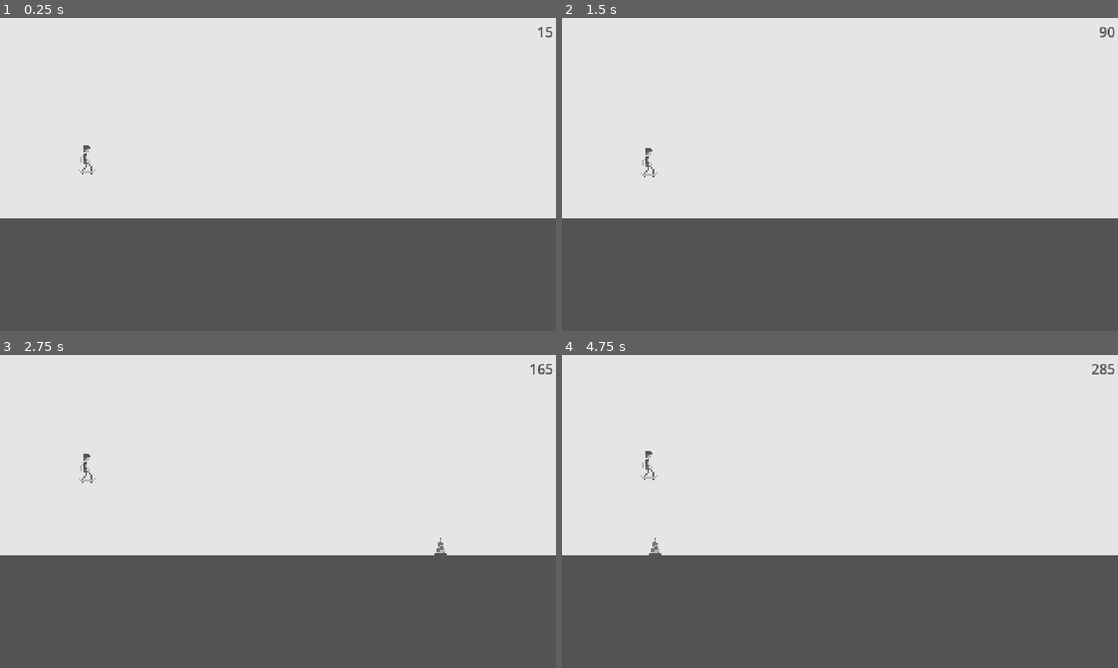
Above: before the commit, frames 1-4 (two rows, left to right).
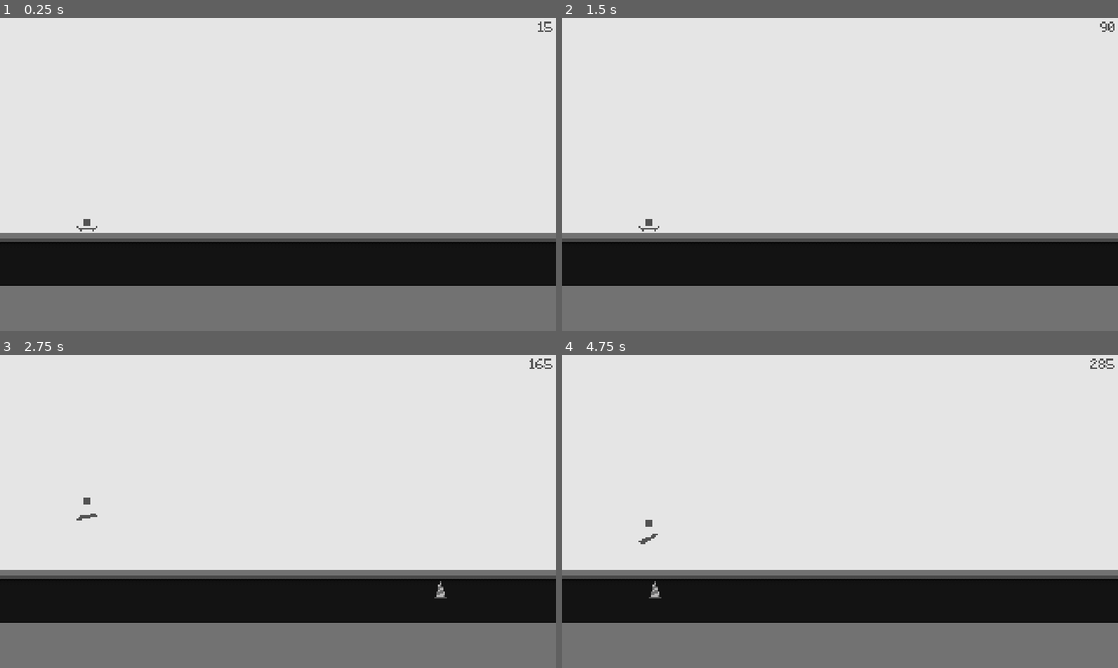
Above: after the commit, the same moments.

Repository: zvoverman/skating-game
Game: Godot game, scene res://scenes/world.tscn
Same seed, same stepped clock (60 frames per second), same inputs: the game is played once before the commit and once after it.
Inputs (mouse positions are in pixels of both pictures, inside the frame that each line leads up to):
- Up to frame 1 (0.25 s): no input
- Up to frame 2 (1.5 s): tap Enter (ui_accept) at 0.5, 1.35 s; move the mouse to (962, 158) at 0.52 s; hold Enter (ui_accept) 0.53-1.28 s; click (962, 158) at 0.67 s; move the mouse to (728, 190) at 1.27 s; click (728, 190) at 1.42 s
- Up to frame 3 (2.75 s): tap Enter (ui_accept) at 1.52, 1.82 s; move the mouse to (333, 442) at 2.02 s; hold Enter (ui_accept) from 2.03 s (still down); click (333, 442) at 2.17 s
- Up to frame 4 (4.75 s): move the mouse to (812, 574) at 2.77 s; release Enter (ui_accept) at 2.78 s; tap Enter (ui_accept) at 2.85, 3.02, 3.32, 4.35, 4.52 s; click (812, 574) at 2.92 s; move the mouse to (1006, 558) at 3.52 s; hold Enter (ui_accept) 3.53-4.28 s; click (1006, 558) at 3.67 s; move the mouse to (673, 464) at 4.27 s; click (673, 464) at 4.42 s

The runs differ from the first frame. In frame 1, 35% of the frame differs, in the area x 0-100%, y 1-100%; in frame 2, 35%; in frame 3, 35%; in frame 4, 35%.

Commit message:
improvements!

Diff:
--- a/scenes/chunk.tscn
+++ b/scenes/chunk.tscn
@@ -1,7 +1,7 @@
 [gd_scene load_steps=4 format=3 uid="uid://d1ye7lacsmglb"]
 
 [ext_resource type="Script" path="res://scripts/chunk.gd" id="1_t73m7"]
-[ext_resource type="Texture2D" uid="uid://diblvp3gxsr6q" path="res://assets/floor.png" id="2_pubyd"]
+[ext_resource type="Texture2D" uid="uid://fotmrav530xb" path="res://assets/road.png" id="2_k5wgc"]
 
 [sub_resource type="RectangleShape2D" id="RectangleShape2D_5jwgi"]
 size = Vector2(640, 640)
@@ -9,18 +9,111 @@
 [node name="Chunk" type="Node2D"]
 script = ExtResource("1_t73m7")
 
+[node name="Obstacles" type="Node2D" parent="."]
+z_index = -1
+
 [node name="Floor" type="StaticBody2D" parent="."]
+z_index = -2
 position = Vector2(320, 320)
 
 [node name="CollisionShape2D" type="CollisionShape2D" parent="Floor"]
 scale = Vector2(1.1, 1)
 shape = SubResource("RectangleShape2D_5jwgi")
 
+[node name="Sprite2D9" type="Sprite2D" parent="Floor"]
+position = Vector2(-48, -289)
+texture = ExtResource("2_k5wgc")
+
+[node name="Sprite2D10" type="Sprite2D" parent="Floor"]
+position = Vector2(-16, -289)
+texture = ExtResource("2_k5wgc")
+
+[node name="Sprite2D11" type="Sprite2D" parent="Floor"]
+position = Vector2(16, -289)
+texture = ExtResource("2_k5wgc")
+
+[node name="Sprite2D12" type="Sprite2D" parent="Floor"]
+position = Vector2(48, -289)
+texture = ExtResource("2_k5wgc")
+
+[node name="Sprite2D13" type="Sprite2D" parent="Floor"]
+position = Vector2(80, -289)
+texture = ExtResource("2_k5wgc")
+
+[node name="Sprite2D14" type="Sprite2D" parent="Floor"]
+position = Vector2(112, -289)
+texture = ExtResource("2_k5wgc")
+
+[node name="Sprite2D15" type="Sprite2D" parent="Floor"]
+position = Vector2(144, -289)
+texture = ExtResource("2_k5wgc")
+
+[node name="Sprite2D16" type="Sprite2D" parent="Floor"]
+position = Vector2(176, -289)
+texture = ExtResource("2_k5wgc")
+
 [node name="Sprite2D" type="Sprite2D" parent="Floor"]
-position = Vector2(-6.07967e-06, 2.44379e-06)
-scale = Vector2(1.1, 1)
-texture = ExtResource("2_pubyd")
+position = Vector2(-304, -289)
+texture = ExtResource("2_k5wgc")
 
-[node name="Obstacles" type="Node2D" parent="."]
+[node name="Sprite2D2" type="Sprite2D" parent="Floor"]
+position = Vector2(-272, -289)
+texture = ExtResource("2_k5wgc")
+
+[node name="Sprite2D3" type="Sprite2D" parent="Floor"]
+position = Vector2(-240, -289)
+texture = ExtResource("2_k5wgc")
+
+[node name="Sprite2D4" type="Sprite2D" parent="Floor"]
+position = Vector2(-208, -289)
+texture = ExtResource("2_k5wgc")
+
+[node name="Sprite2D5" type="Sprite2D" parent="Floor"]
+position = Vector2(-176, -289)
+texture = ExtResource("2_k5wgc")
+
+[node name="Sprite2D6" type="Sprite2D" parent="Floor"]
+position = Vector2(-144, -289)
+texture = ExtResource("2_k5wgc")
+
+[node name="Sprite2D7" type="Sprite2D" parent="Floor"]
+position = Vector2(-112, -289)
+texture = ExtResource("2_k5wgc")
+
+[node name="Sprite2D8" type="Sprite2D" parent="Floor"]
+position = Vector2(-80, -289)
+texture = ExtResource("2_k5wgc")
+
+[node name="Sprite2D17" type="Sprite2D" parent="Floor"]
+position = Vector2(208, -289)
+texture = ExtResource("2_k5wgc")
+
+[node name="Sprite2D18" type="Sprite2D" parent="Floor"]
+position = Vector2(240, -289)
+texture = ExtResource("2_k5wgc")
+
+[node name="Sprite2D19" type="Sprite2D" parent="Floor"]
+position = Vector2(272, -289)
+texture = ExtResource("2_k5wgc")
+
+[node name="Sprite2D20" type="Sprite2D" parent="Floor"]
+position = Vector2(304, -289)
+texture = ExtResource("2_k5wgc")
+
+[node name="Sprite2D21" type="Sprite2D" parent="Floor"]
+position = Vector2(336, -289)
+texture = ExtResource("2_k5wgc")
+
+[node name="Sprite2D22" type="Sprite2D" parent="Floor"]
+position = Vector2(368, -289)
+texture = ExtResource("2_k5wgc")
+
+[node name="Sprite2D23" type="Sprite2D" parent="Floor"]
+position = Vector2(-368, -289)
+texture = ExtResource("2_k5wgc")
+
+[node name="Sprite2D24" type="Sprite2D" parent="Floor"]
+position = Vector2(-336, -289)
+texture = ExtResource("2_k5wgc")
 
 [connection signal="tree_exited" from="." to="." method="_on_tree_exited"]
--- a/scenes/player.tscn
+++ b/scenes/player.tscn
@@ -1,18 +1,276 @@
-[gd_scene load_steps=4 format=3 uid="uid://cpos732lfps07"]
+[gd_scene load_steps=18 format=3 uid="uid://cpos732lfps07"]
 
 [ext_resource type="Script" path="res://scripts/player.gd" id="1_nc2u8"]
-[ext_resource type="Texture2D" uid="uid://8gshco2rvpiy" path="res://assets/Sk8rboi.png" id="2_4v23i"]
+[ext_resource type="Texture2D" uid="uid://b85cbrudora1x" path="res://assets/idle_anim.png" id="2_owago"]
+[ext_resource type="Texture2D" uid="uid://c1aadu4ibolyb" path="res://assets/skate_dude_gray.png" id="4_jgj0f"]
 
 [sub_resource type="CapsuleShape2D" id="CapsuleShape2D_s0f7d"]
-radius = 11.0
-height = 36.0
+
+[sub_resource type="Animation" id="Animation_hv44y"]
+resource_name = "idle_anim"
+tracks/0/type = "value"
+tracks/0/imported = false
+tracks/0/enabled = true
+tracks/0/path = NodePath("Sprite2D:texture")
+tracks/0/interp = 1
+tracks/0/loop_wrap = true
+tracks/0/keys = {
+"times": PackedFloat32Array(0),
+"transitions": PackedFloat32Array(1),
+"update": 1,
+"values": [ExtResource("4_jgj0f")]
+}
+tracks/1/type = "value"
+tracks/1/imported = false
+tracks/1/enabled = true
+tracks/1/path = NodePath("Sprite2D:hframes")
+tracks/1/interp = 1
+tracks/1/loop_wrap = true
+tracks/1/keys = {
+"times": PackedFloat32Array(0),
+"transitions": PackedFloat32Array(1),
+"update": 1,
+"values": [15]
+}
+tracks/2/type = "value"
+tracks/2/imported = false
+tracks/2/enabled = true
+tracks/2/path = NodePath("Sprite2D:vframes")
+tracks/2/interp = 1
+tracks/2/loop_wrap = true
+tracks/2/keys = {
+"times": PackedFloat32Array(0),
+"transitions": PackedFloat32Array(1),
+"update": 1,
+"values": [1]
+}
+tracks/3/type = "value"
+tracks/3/imported = false
+tracks/3/enabled = true
+tracks/3/path = NodePath("Sprite2D:frame")
+tracks/3/interp = 1
+tracks/3/loop_wrap = true
+tracks/3/keys = {
+"times": PackedFloat32Array(0),
+"transitions": PackedFloat32Array(1),
+"update": 1,
+"values": [0]
+}
+
+[sub_resource type="Animation" id="Animation_rqdn3"]
+length = 0.001
+tracks/0/type = "value"
+tracks/0/imported = false
+tracks/0/enabled = true
+tracks/0/path = NodePath("Sprite2D:texture")
+tracks/0/interp = 1
+tracks/0/loop_wrap = true
+tracks/0/keys = {
+"times": PackedFloat32Array(0),
+"transitions": PackedFloat32Array(1),
+"update": 1,
+"values": [ExtResource("2_owago")]
+}
+tracks/1/type = "value"
+tracks/1/imported = false
+tracks/1/enabled = true
+tracks/1/path = NodePath("Sprite2D:hframes")
+tracks/1/interp = 1
+tracks/1/loop_wrap = true
+tracks/1/keys = {
+"times": PackedFloat32Array(0),
+"transitions": PackedFloat32Array(1),
+"update": 1,
+"values": [1]
+}
+tracks/2/type = "value"
+tracks/2/imported = false
+tracks/2/enabled = true
+tracks/2/path = NodePath("Sprite2D:vframes")
+tracks/2/interp = 1
+tracks/2/loop_wrap = true
+tracks/2/keys = {
+"times": PackedFloat32Array(0),
+"transitions": PackedFloat32Array(1),
+"update": 1,
+"values": [1]
+}
+tracks/3/type = "value"
+tracks/3/imported = false
+tracks/3/enabled = true
+tracks/3/path = NodePath("Sprite2D:frame")
+tracks/3/interp = 1
+tracks/3/loop_wrap = true
+tracks/3/keys = {
+"times": PackedFloat32Array(0),
+"transitions": PackedFloat32Array(1),
+"update": 1,
+"values": [0]
+}
+
+[sub_resource type="Animation" id="Animation_peq0d"]
+resource_name = "jump_anim"
+length = 0.73334
+step = 0.0666667
+tracks/0/type = "value"
+tracks/0/imported = false
+tracks/0/enabled = true
+tracks/0/path = NodePath("Sprite2D:texture")
+tracks/0/interp = 1
+tracks/0/loop_wrap = true
+tracks/0/keys = {
+"times": PackedFloat32Array(0),
+"transitions": PackedFloat32Array(1),
+"update": 1,
+"values": [ExtResource("4_jgj0f")]
+}
+tracks/1/type = "value"
+tracks/1/imported = false
+tracks/1/enabled = true
+tracks/1/path = NodePath("Sprite2D:hframes")
+tracks/1/interp = 1
+tracks/1/loop_wrap = true
+tracks/1/keys = {
+"times": PackedFloat32Array(0),
+"transitions": PackedFloat32Array(1),
+"update": 1,
+"values": [15]
+}
+tracks/2/type = "value"
+tracks/2/imported = false
+tracks/2/enabled = true
+tracks/2/path = NodePath("Sprite2D:vframes")
+tracks/2/interp = 1
+tracks/2/loop_wrap = true
+tracks/2/keys = {
+"times": PackedFloat32Array(0),
+"transitions": PackedFloat32Array(1),
+"update": 1,
+"values": [1]
+}
+tracks/3/type = "value"
+tracks/3/imported = false
+tracks/3/enabled = true
+tracks/3/path = NodePath("Sprite2D:frame")
+tracks/3/interp = 1
+tracks/3/loop_wrap = true
+tracks/3/keys = {
+"times": PackedFloat32Array(0, 0.0666667, 0.133333, 0.2, 0.266667, 0.333333, 0.4, 0.466667, 0.533333, 0.6, 0.666667),
+"transitions": PackedFloat32Array(1, 1, 1, 1, 1, 1, 1, 1, 1, 1, 1),
+"update": 1,
+"values": [0, 1, 2, 3, 4, 5, 6, 7, 8, 9, 10]
+}
+
+[sub_resource type="Animation" id="Animation_a2wt3"]
+resource_name = "fall_anim"
+length = 0.13334
+step = 0.0666667
+tracks/0/type = "value"
+tracks/0/imported = false
+tracks/0/enabled = true
+tracks/0/path = NodePath("Sprite2D:texture")
+tracks/0/interp = 1
+tracks/0/loop_wrap = true
+tracks/0/keys = {
+"times": PackedFloat32Array(0),
+"transitions": PackedFloat32Array(1),
+"update": 1,
+"values": [ExtResource("4_jgj0f")]
+}
+tracks/1/type = "value"
+tracks/1/imported = false
+tracks/1/enabled = true
+tracks/1/path = NodePath("Sprite2D:hframes")
+tracks/1/interp = 1
+tracks/1/loop_wrap = true
+tracks/1/keys = {
+"times": PackedFloat32Array(0),
+"transitions": PackedFloat32Array(1),
+"update": 1,
+"values": [15]
+}
+tracks/2/type = "value"
+tracks/2/imported = false
+tracks/2/enabled = true
+tracks/2/path = NodePath("Sprite2D:vframes")
+tracks/2/interp = 1
+tracks/2/loop_wrap = true
+tracks/2/keys = {
+"times": PackedFloat32Array(0),
+"transitions": PackedFloat32Array(1),
+"update": 1,
+"values": [1]
+}
+tracks/3/type = "value"
+tracks/3/imported = false
+tracks/3/enabled = true
+tracks/3/path = NodePath("Sprite2D:frame")
+tracks/3/interp = 1
+tracks/3/loop_wrap = true
+tracks/3/keys = {
+"times": PackedFloat32Array(0, 0.0666667),
+"transitions": PackedFloat32Array(1, 1),
+"update": 1,
+"values": [13, 14]
+}
+
+[sub_resource type="AnimationLibrary" id="AnimationLibrary_b4cbu"]
+_data = {
+"RESET": SubResource("Animation_rqdn3"),
+"fall_anim": SubResource("Animation_a2wt3"),
+"idle_anim": SubResource("Animation_hv44y"),
+"jump_anim": SubResource("Animation_peq0d")
+}
+
+[sub_resource type="AnimationNodeAnimation" id="AnimationNodeAnimation_ohqf5"]
+animation = &"fall_anim"
+
+[sub_resource type="AnimationNodeAnimation" id="AnimationNodeAnimation_px8r0"]
+animation = &"idle_anim"
+
+[sub_resource type="AnimationNodeAnimation" id="AnimationNodeAnimation_6bnqg"]
+animation = &"jump_anim"
+
+[sub_resource type="AnimationNodeStateMachineTransition" id="AnimationNodeStateMachineTransition_sjec6"]
+advance_mode = 2
+
+[sub_resource type="AnimationNodeStateMachineTransition" id="AnimationNodeStateMachineTransition_lcoik"]
+
+[sub_resource type="AnimationNodeStateMachineTransition" id="AnimationNodeStateMachineTransition_4ucyu"]
+switch_mode = 2
+advance_mode = 2
+
+[sub_resource type="AnimationNodeStateMachineTransition" id="AnimationNodeStateMachineTransition_nbp7g"]
+switch_mode = 2
+advance_mode = 2
+
+[sub_resource type="AnimationNodeStateMachine" id="AnimationNodeStateMachine_io5t7"]
+states/Start/position = Vector2(266, 109)
+states/fall_anim/node = SubResource("AnimationNodeAnimation_ohqf5")
+states/fall_anim/position = Vector2(361, 230)
+states/idle_anim/node = SubResource("AnimationNodeAnimation_px8r0")
+states/idle_anim/position = Vector2(456, 109)
+states/jump_anim/node = SubResource("AnimationNodeAnimation_6bnqg")
+states/jump_anim/position = Vector2(568, 230)
+transitions = ["Start", "idle_anim", SubResource("AnimationNodeStateMachineTransition_sjec6"), "idle_anim", "jump_anim", SubResource("AnimationNodeStateMachineTransition_lcoik"), "jump_anim", "fall_anim", SubResource("AnimationNodeStateMachineTransition_4ucyu"), "fall_anim", "idle_anim", SubResource("AnimationNodeStateMachineTransition_nbp7g")]
+graph_offset = Vector2(-256, 86)
 
 [node name="Player" type="CharacterBody2D"]
 script = ExtResource("1_nc2u8")
 
 [node name="Sprite2D" type="Sprite2D" parent="."]
 scale = Vector2(2, 2)
-texture = ExtResource("2_4v23i")
+texture = ExtResource("2_owago")
 
 [node name="CollisionShape2D" type="CollisionShape2D" parent="."]
+position = Vector2(0, 18)
 shape = SubResource("CapsuleShape2D_s0f7d")
+
+[node name="AnimationPlayer" type="AnimationPlayer" parent="."]
+libraries = {
+"": SubResource("AnimationLibrary_b4cbu")
+}
+
+[node name="AnimationTree" type="AnimationTree" parent="."]
+tree_root = SubResource("AnimationNodeStateMachine_io5t7")
+anim_player = NodePath("../AnimationPlayer")
--- a/scenes/world.tscn
+++ b/scenes/world.tscn
@@ -1,13 +1,14 @@
-[gd_scene load_steps=3 format=3 uid="uid://1y6mjtlgxsvj"]
+[gd_scene load_steps=4 format=3 uid="uid://1y6mjtlgxsvj"]
 
 [ext_resource type="Script" path="res://scripts/world.gd" id="1_n02te"]
+[ext_resource type="FontFile" uid="uid://b51saovrvm1yv" path="res://assets/fonts/Minecraft.ttf" id="2_5ehxf"]
 [ext_resource type="PackedScene" uid="uid://cpos732lfps07" path="res://scenes/player.tscn" id="2_ctbnd"]
 
 [node name="World" type="Node2D"]
 script = ExtResource("1_n02te")
 
 [node name="Camera2D" type="Camera2D" parent="."]
-position = Vector2(320, -50)
+position = Vector2(320, -100)
 
 [node name="Score" type="Label" parent="Camera2D"]
 offset_left = 214.0
@@ -15,17 +16,20 @@
 offset_right = 317.0
 offset_bottom = -152.0
 theme_override_colors/font_color = Color(0.32549, 0.32549, 0.32549, 1)
+theme_override_fonts/font = ExtResource("2_5ehxf")
 horizontal_alignment = 2
 
 [node name="HighScore" type="Label" parent="Camera2D"]
-offset_left = -315.0
-offset_top = -177.0
-offset_right = -208.0
-offset_bottom = -152.0
+offset_left = -316.0
+offset_top = -176.0
+offset_right = -209.0
+offset_bottom = -151.0
 theme_override_colors/font_color = Color(0.32549, 0.32549, 0.32549, 1)
+theme_override_fonts/font = ExtResource("2_5ehxf")
 
 [node name="Chunks" type="Node" parent="."]
 
 [node name="Player" parent="." node_paths=PackedStringArray("World") instance=ExtResource("2_ctbnd")]
+top_level = true
 position = Vector2(100, -100)
 World = NodePath("..")
--- a/scripts/player.gd
+++ b/scripts/player.gd
@@ -1,10 +1,12 @@
 extends CharacterBody2D
 
+@onready var state_machine = $AnimationTree["parameters/playback"]
 @export var World: Node2D
-const JUMP_VELOCITY = -400.0
+const JUMP_VELOCITY = -300.0
 
 # Get the gravity from the project settings to be synced with RigidBody nodes.
 var gravity = ProjectSettings.get_setting("physics/2d/default_gravity")
+@export var antiGravity: float = -400.0
 
 
 func _physics_process(delta):
@@ -16,10 +18,16 @@
 	if Input.is_action_just_pressed("ui_accept") and is_on_floor():
 		jump()
 
+	# if jump is held, jump higher by reducing gravity
+	if(!is_on_floor() && Input.is_action_pressed("ui_accept") && velocity.y < 0):
+		velocity.y += antiGravity * delta
+
+
 	move_and_slide()
 
 func jump():
 	velocity.y = JUMP_VELOCITY
+	state_machine.travel("jump_anim")
 
 func damage():
 	World.reset()
--- a/scripts/world.gd
+++ b/scripts/world.gd
@@ -63,7 +63,7 @@
 	if (total_score > high_score):
 		high_score = total_score
 
-	HighScore.text = 'HI   ' + str(high_score)
+	HighScore.text = 'HI SCORE:   ' + str(high_score)
 	Score.text = "0"
 	total_score = 0
 
Binary file added: assets/fonts/Minecraft.ttf
Not shown, added: assets/fonts/Minecraft.ttf.import
Binary file added: assets/idle_anim.png
Not shown, added: assets/idle_anim.png.import
Binary file added: assets/kickflip_anim.png
Not shown, added: assets/kickflip_anim.png.import
Binary file added: assets/road.png
Not shown, added: assets/road.png.import
Binary file added: assets/skate_dude_gray.png
Not shown, added: assets/skate_dude_gray.png.import
